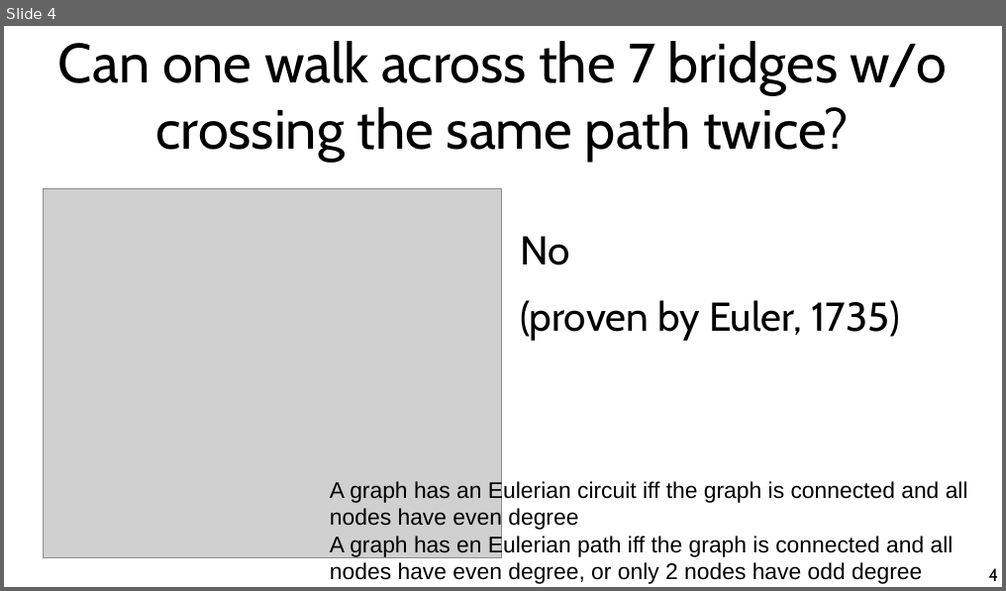
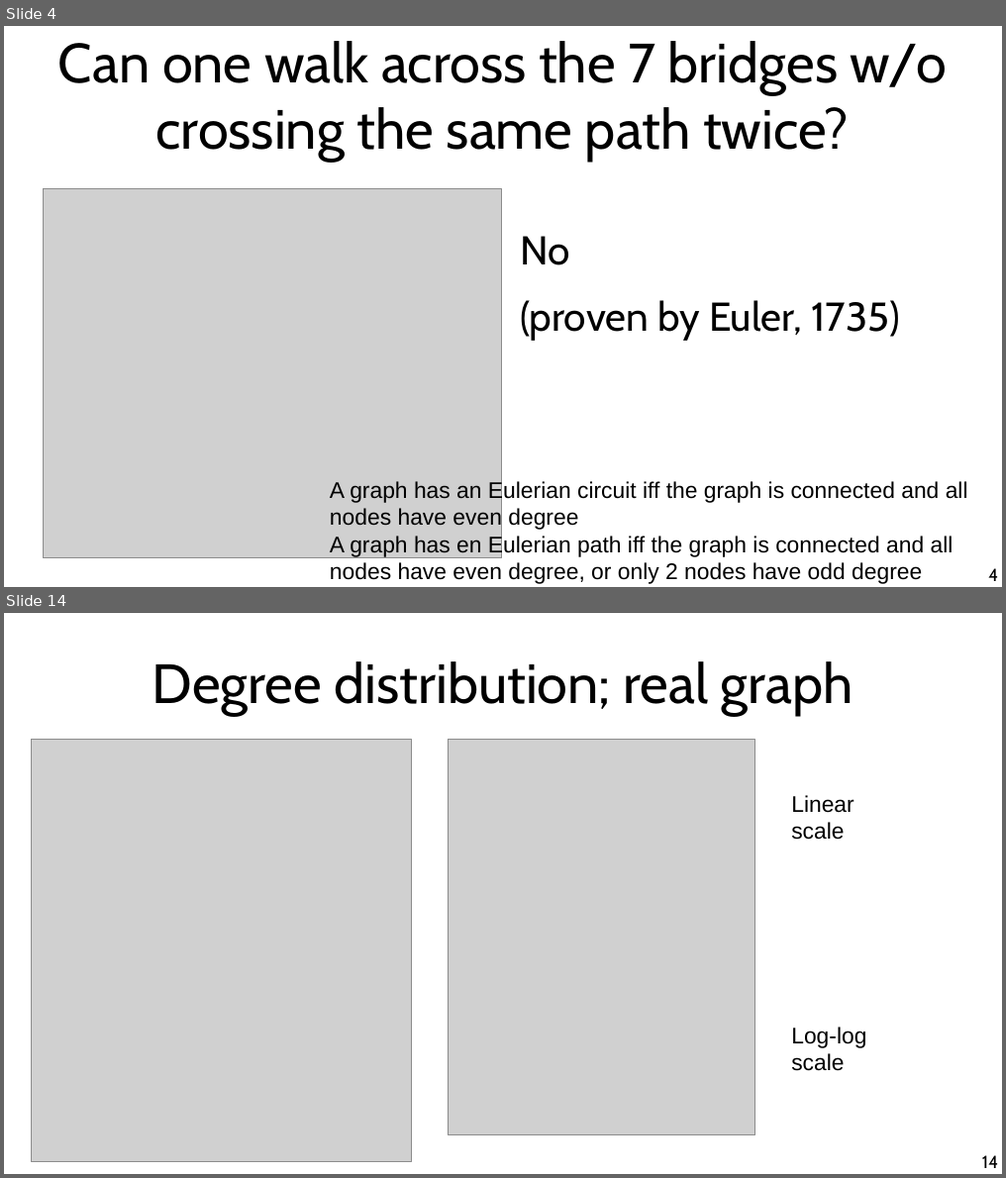
Before and after one commit to chatox/networks-science-course, a slide deck: theory/tt02_graph_theory_basics.odp. Shown one above the other, each under a label of ours: slide 4 before the commit, slides 4 and 14 after it; the slides between them are not shown. The pictures are 1006x591 and 1006x1178 pixels, drawn with LibreOffice and Linux fonts; fonts in the diff are those of the drawing; grey boxes stand for pictures. Boxes give left, top, right and bottom in pixels: in the first picture for what was removed or moved away, otherwise in the second. Text is boxed around its words. In the diff, an @@ line names an element or a change of style, - is before the commit and + after.

```diff
--- a/theory/tt02_graph_theory_basics.odp
+++ b/theory/tt02_graph_theory_basics.odp
@@ slide 14 added at bbox=[4, 613, 1002, 1174], background #FFFFFF @@
@@ title added at bbox=[152, 662, 853, 716], 44 pt, text #000000 @@
+Degree distribution; real graph
@@ picture added at bbox=[31, 740, 412, 1161] @@
@@ picture added at bbox=[448, 740, 755, 1136] @@
@@ text added at bbox=[791, 795, 854, 840], 18 pt, text #000000 @@
+Linear
+scale
@@ text added at bbox=[791, 1027, 866, 1071], 18 pt, text #000000 @@
+Log-log
+scale
@@ page number added at bbox=[982, 1156, 998, 1168], 14 pt, text #000000 @@
+14
```
Also in this commit, not shown: 1 slide changed, 33 other slides added.
